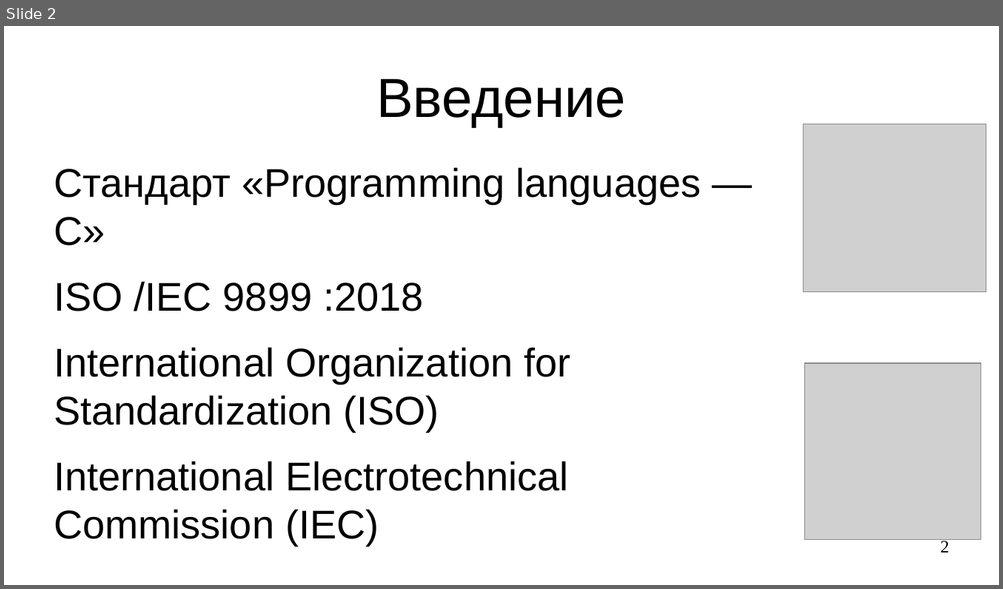
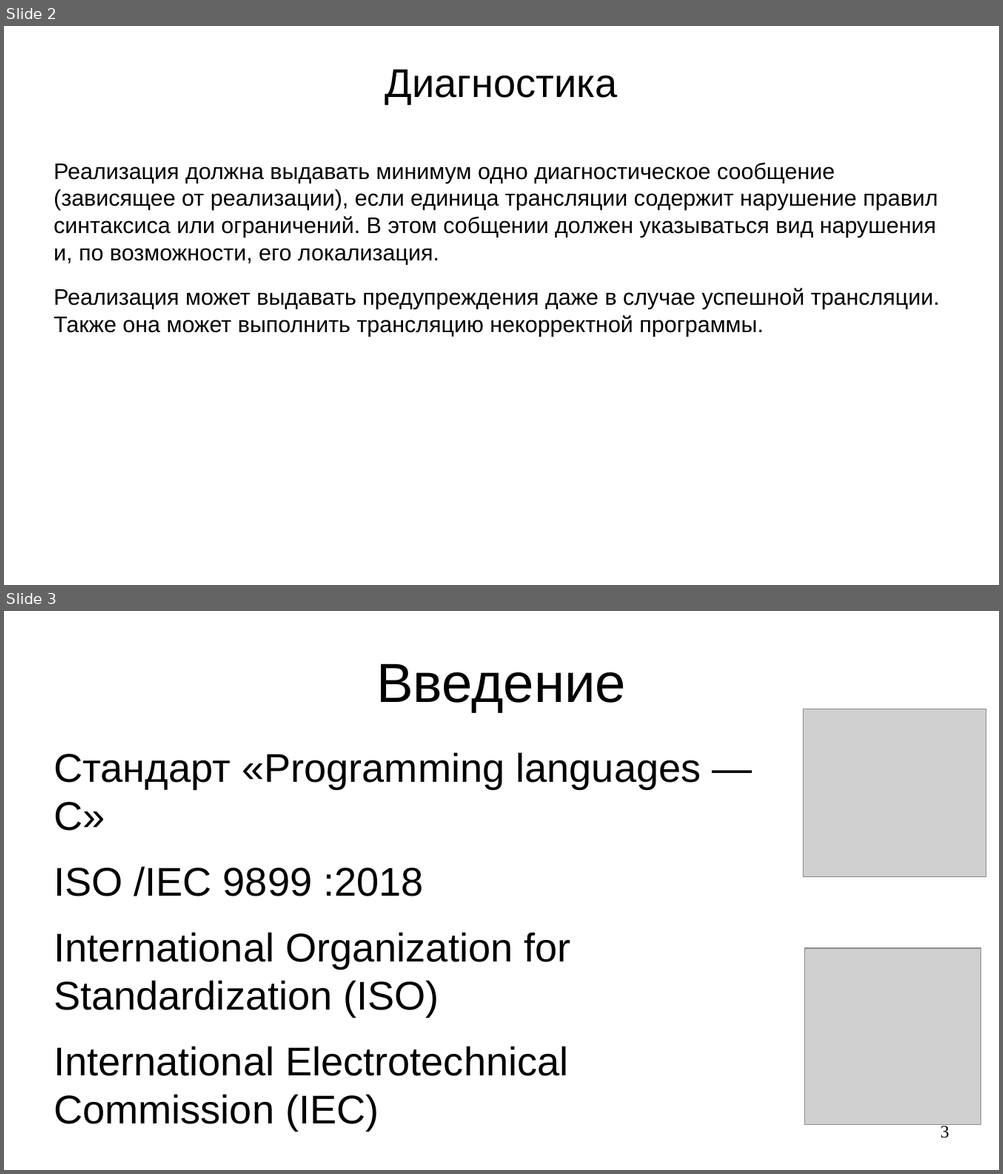
Before and after one commit to steelcraft/stud-lab, a slide deck: Лекции/CACP01.odp. Shown one above the other, each under a label of ours: slide 2 before the commit, slides 2 and 3 after it. The pictures are 1003x589 and 1003x1174 pixels, drawn with LibreOffice and Linux fonts; fonts in the diff are those of the drawing; grey boxes stand for pictures. Boxes give left, top, right and bottom in pixels: in the first picture for what was removed or moved away, otherwise in the second. Text is boxed around its words. In the diff, an @@ line names an element or a change of style, - is before the commit and + after.

Commit message:
Добавлен раздел "Диагностика" (стр. 10)

```diff
--- a/Лекции/CACP01.odp
+++ b/Лекции/CACP01.odp
@@ slide 2 added at bbox=[4, 26, 999, 585], background #FFFFFF @@
@@ title added at bbox=[385, 69, 617, 104], 32 pt, text #000000 @@
+Диагностика
@@ text added at bbox=[54, 162, 939, 337], 18 pt, text #000000 @@
+Реализация должна выдавать минимум одно диагностическое сообщение (зависящее от реализации), если единица трансляции содержит нарушение правил синтаксиса или ограничений. В этом собщении должен указываться вид нарушения и, по возможности, его локализация.
+Реализация может выдавать предупреждения даже в случае успешной трансляции. Также она может выполнить трансляцию некорректной программы.
@@ what was slide 2 is now slide 3 @@
@@ page number at bbox=[940, 1124, 949, 1139]: text changed @@
-2
+3
```
Also in this commit, not shown: 5 other slides added, 1 slide removed.
